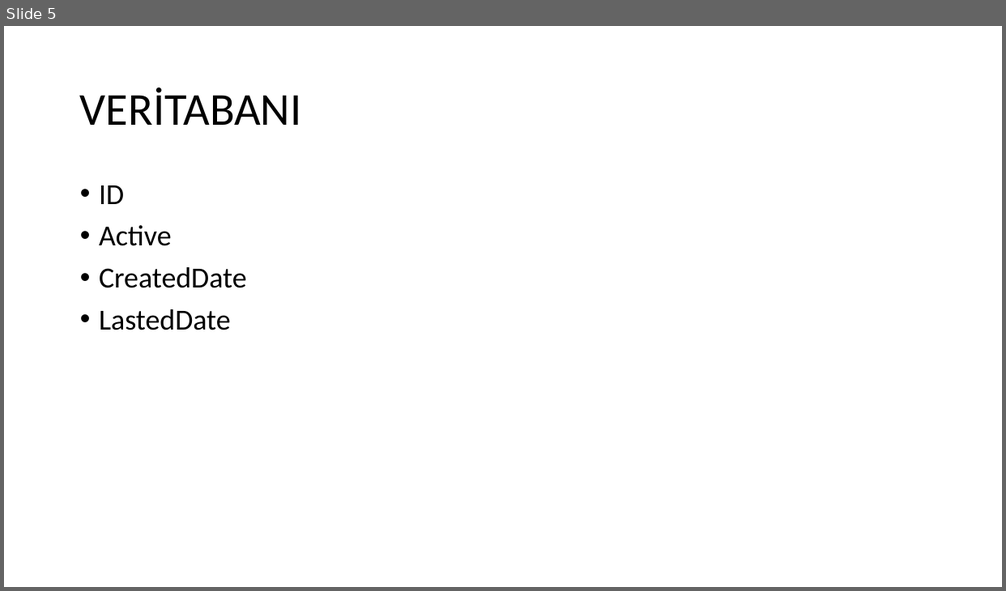
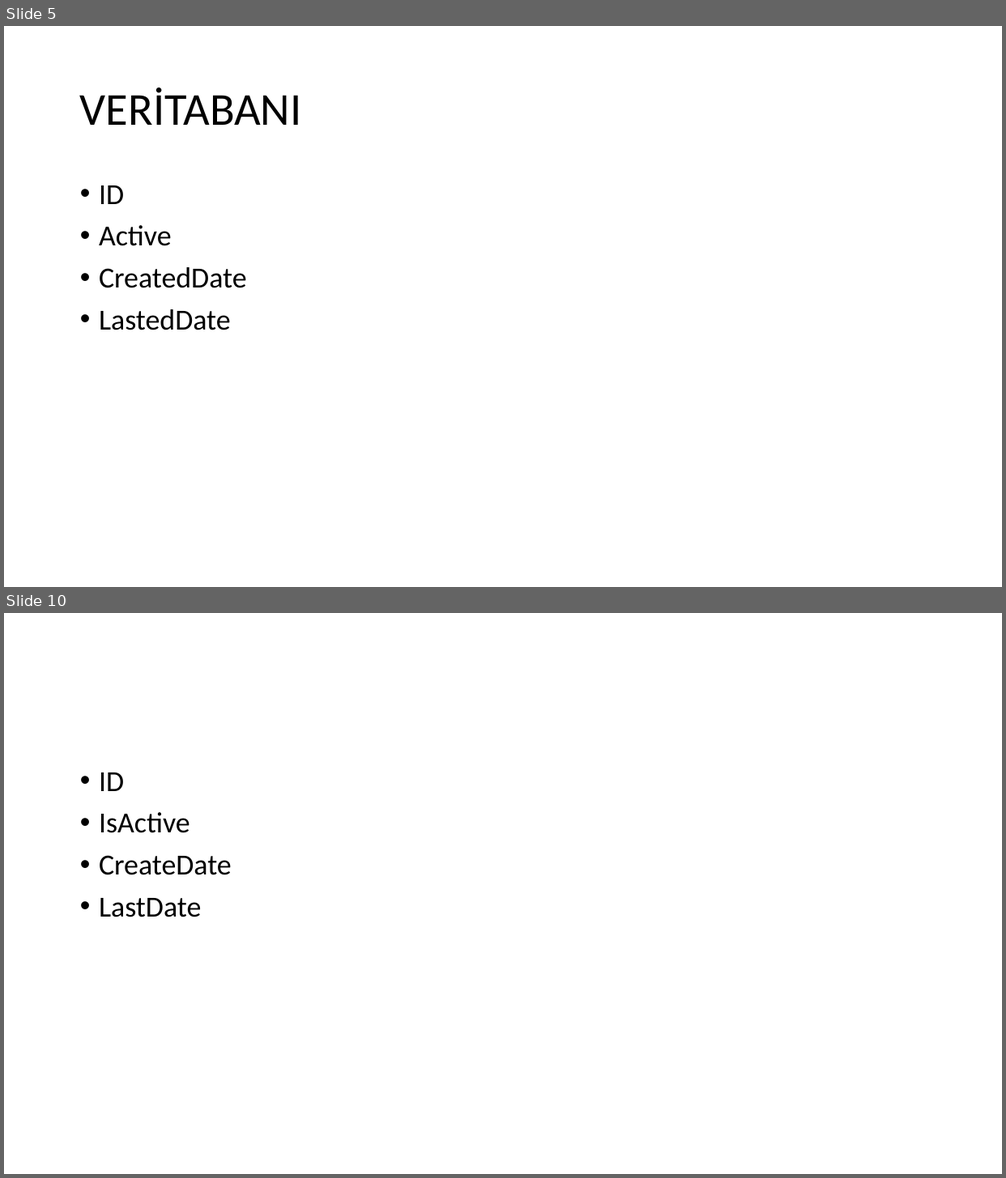
Before and after one commit to bnymnclskn01/MEKA-05-21-2022-SONRASI, a slide deck: Yeni-MVC/Yazılı Anlatım.pptx. Shown one above the other, each under a label of ours: slide 5 before the commit, slides 5 and 10 after it; the slides between them are not shown. The pictures are 1006x591 and 1006x1178 pixels, drawn with LibreOffice and Linux fonts; fonts in the diff are those of the drawing. Boxes give left, top, right and bottom in pixels: in the first picture for what was removed or moved away, otherwise in the second. Text is boxed around its words. In the diff, an @@ line names an element or a change of style, - is before the commit and + after.

```diff
--- a/Yeni-MVC/Yazılı Anlatım.pptx
+++ b/Yeni-MVC/Yazılı Anlatım.pptx
@@ slide 10 added at (4, 613, 1002, 1174), background #FFFFFF @@
@@ text added at (99, 773, 232, 918), 28 pt, text #000000 @@
+• ID
+• IsActive
+• CreateDate
+• LastDate
```
Also in this commit, not shown: 2 slides changed, 4 other slides added, 9 other files.
